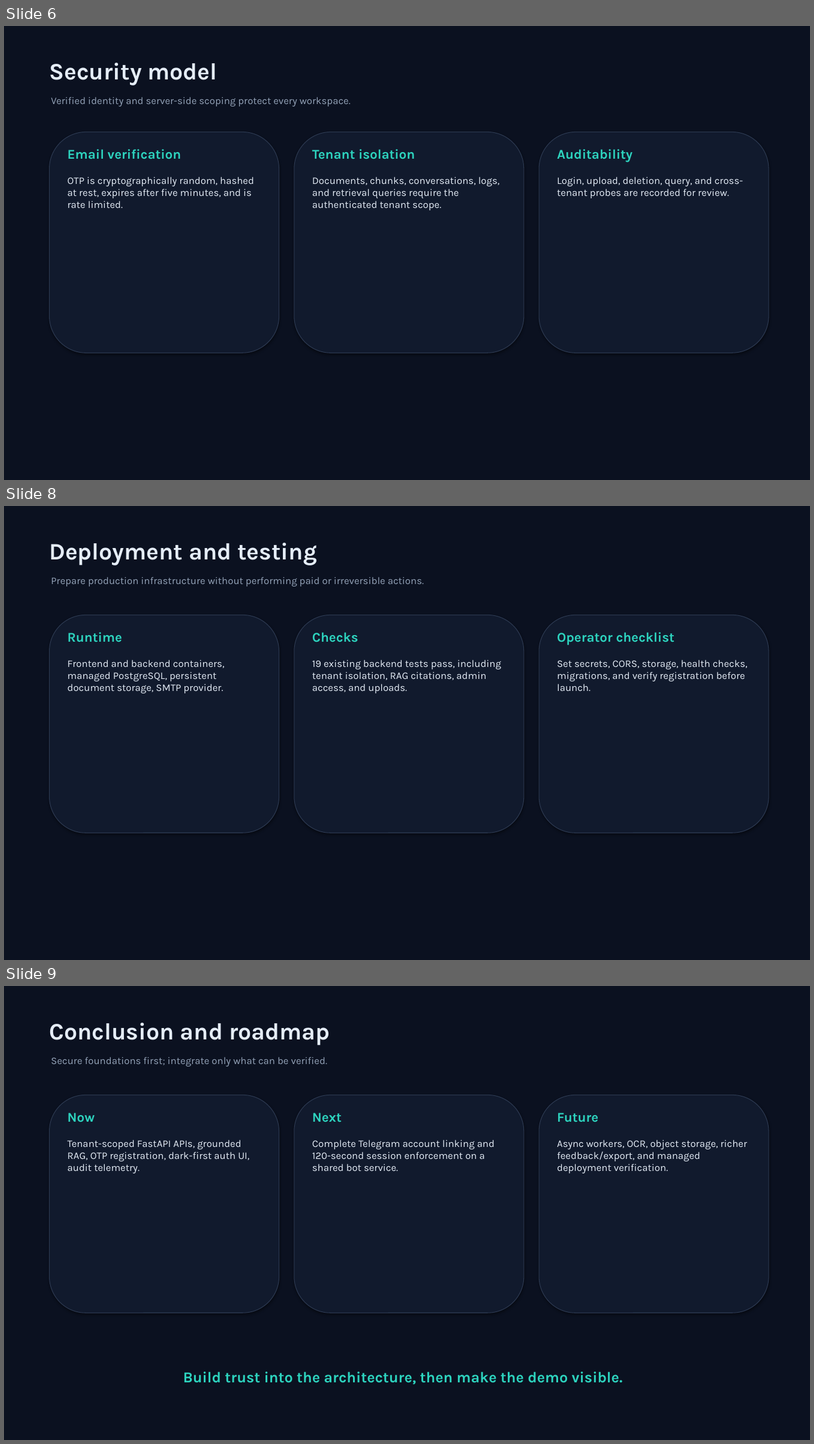
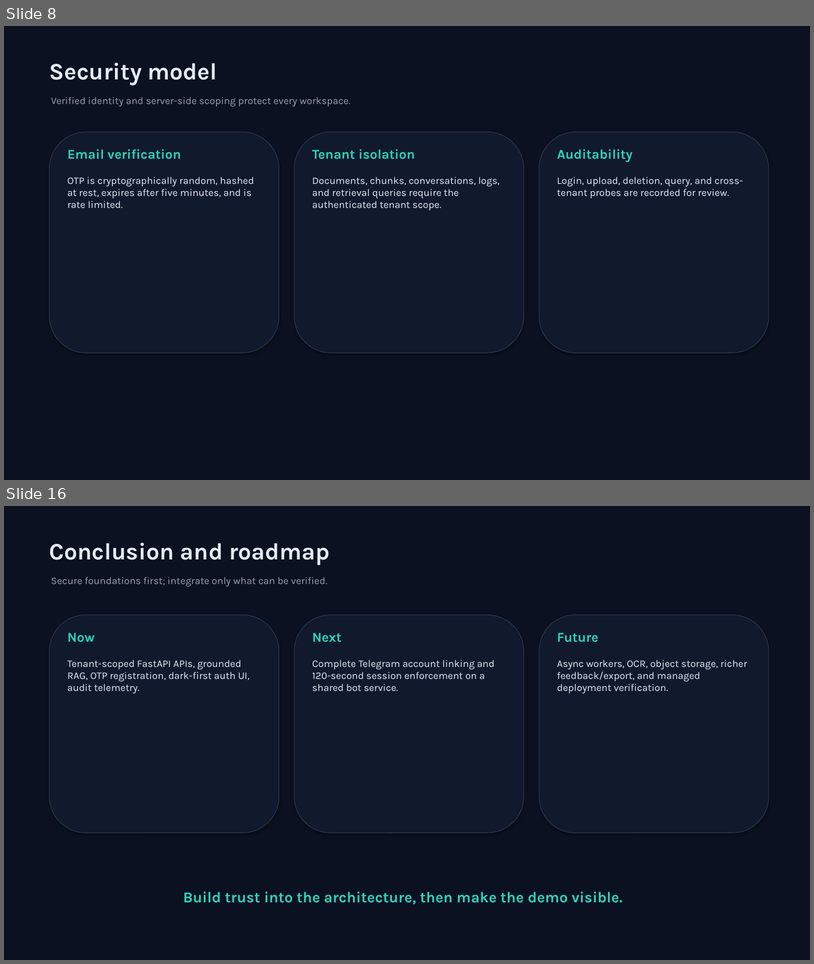
Before and after one commit to aksharganji23/tenantAI, a slide deck: presentation/SaaSsum_AI_Presentation.pptx. Shown one above the other, each under a label of ours: slides 6, 8 and 9 before the commit, slides 8 and 16 after it; the slides between them are not shown. The pictures are 814x1444 and 814x964 pixels, drawn with LibreOffice and Linux fonts; fonts in the diff are those of the drawing. Boxes give left, top, right and bottom in pixels: in the first picture for what was removed or moved away, otherwise in the second. Text is boxed around its words. In the diff, an @@ line names an element or a change of style, - is before the commit and + after.

```diff
--- a/presentation/SaaSsum_AI_Presentation.pptx
+++ b/presentation/SaaSsum_AI_Presentation.pptx
@@ slide 8 removed at box(4, 506, 810, 960), background #0B1120 @@
@@ text removed at box(49, 543, 317, 565) @@
-Deployment and testing
@@ text removed at box(51, 577, 424, 586) @@
-Prepare production infrastructure without performing paid or irreversible actions.
@@ rounded rectangle removed at box(50, 615, 279, 832) @@
@@ rounded rectangle removed at box(294, 615, 524, 832) @@
@@ rounded rectangle removed at box(539, 615, 769, 832) @@
@@ text removed at box(68, 632, 122, 642) @@
-Runtime
@@ text removed at box(312, 632, 359, 642) @@
-Checks
@@ text removed at box(557, 632, 675, 645) @@
-Operator checklist
@@ text removed at box(68, 660, 225, 693) @@
-Frontend and backend containers, managed PostgreSQL, persistent document storage, SMTP provider.
@@ text removed at box(312, 660, 501, 693) @@
-19 existing backend tests pass, including tenant isolation, RAG citations, admin access, and uploads.
@@ text removed at box(557, 660, 748, 691) @@
-Set secrets, CORS, storage, health checks, migrations, and verify registration before launch.
@@ what was slide 6 is now slide 8 @@
@@ what was slide 9 is now slide 16 @@
```
Also in this commit, not shown: 2 slides changed, 8 slides added, 1 other file.
